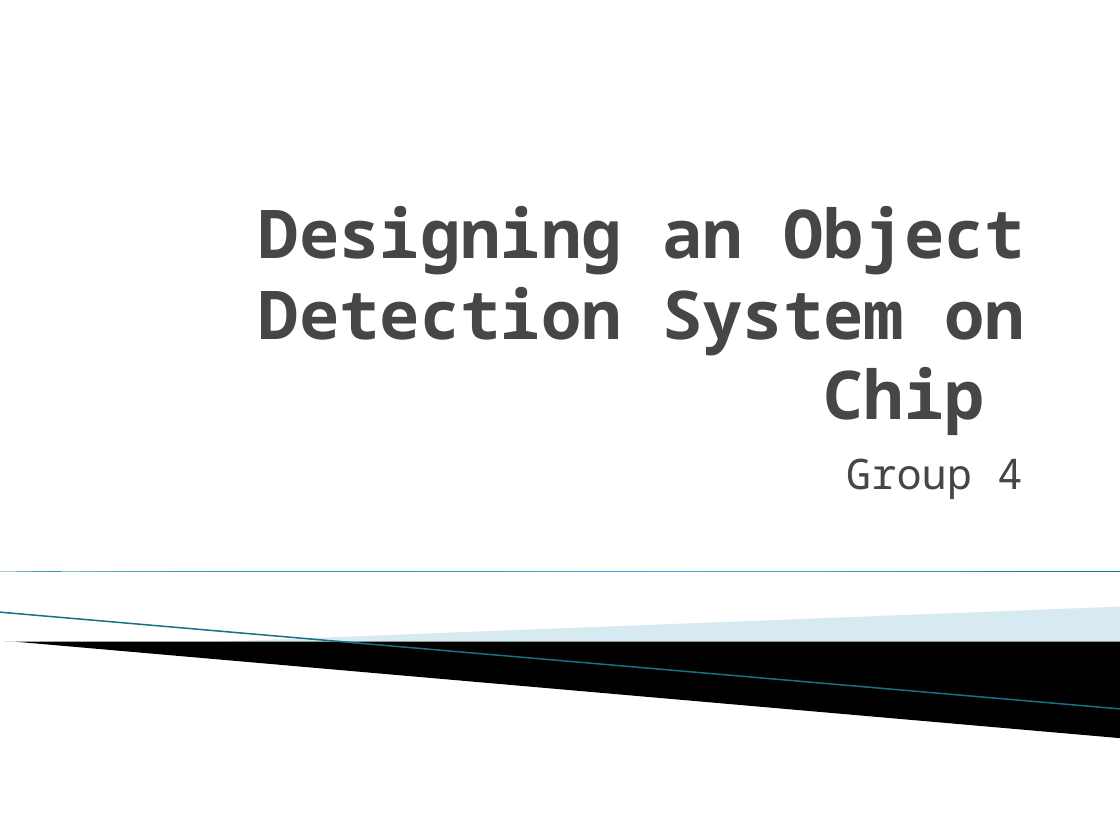
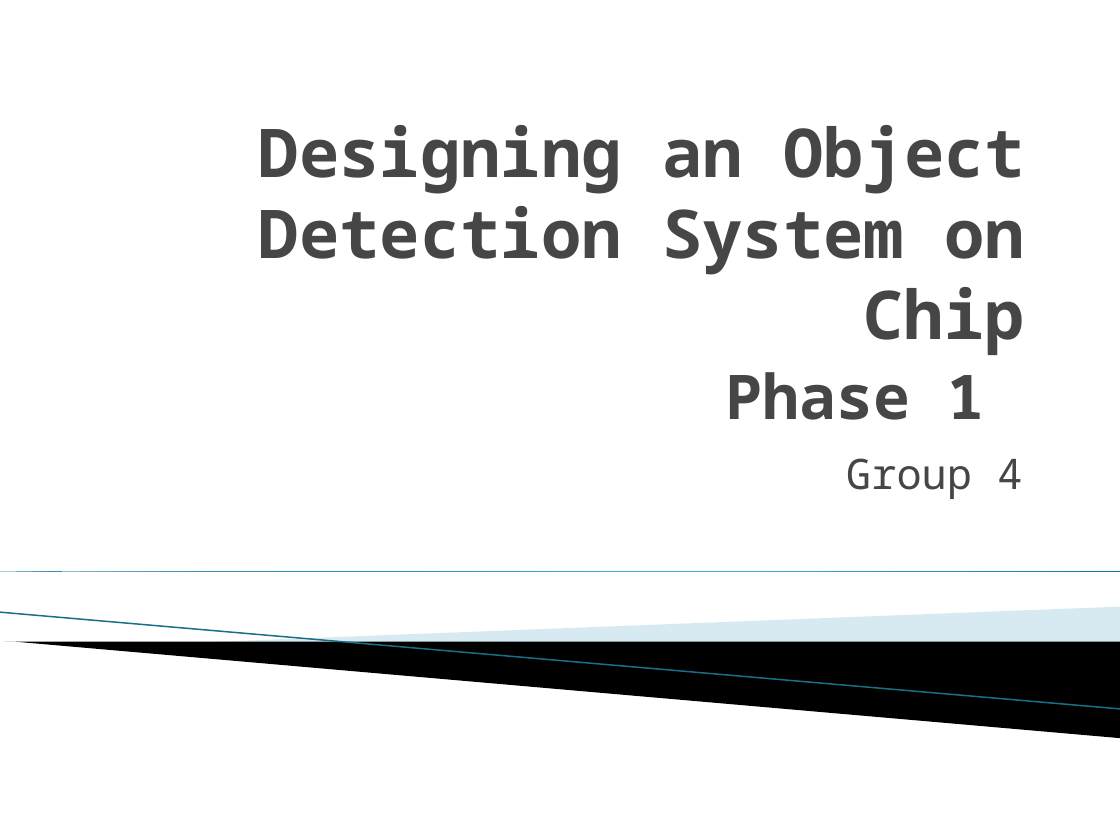
Before and after one commit to nz-Mark-Y/Object-Detection-SoC, a slide deck: slide 1 of documentation/Phase1.pptx. Drawn at 1120x840 pixels with LibreOffice and Linux fonts; fonts in the diff are those of the drawing; background and template pictures are left out. Boxes give left, top, right and bottom in pixels: in the first picture for what was removed or moved away, otherwise in the second. Text is boxed around its words. In the diff, an @@ line names an element or a change of style, - is before the commit and + after.

Commit message:
adding to pptx

```diff
--- a/documentation/Phase1.pptx
+++ b/documentation/Phase1.pptx
@@ title at bbox=[259, 125, 1025, 420]: text changed @@
-Designing an Object Detection System on Chip
+Designing an Object Detection System on Chip
+Phase 1
```
Also in this commit, not shown: 2 other slides changed, 2 slides added, 1 slide removed.
